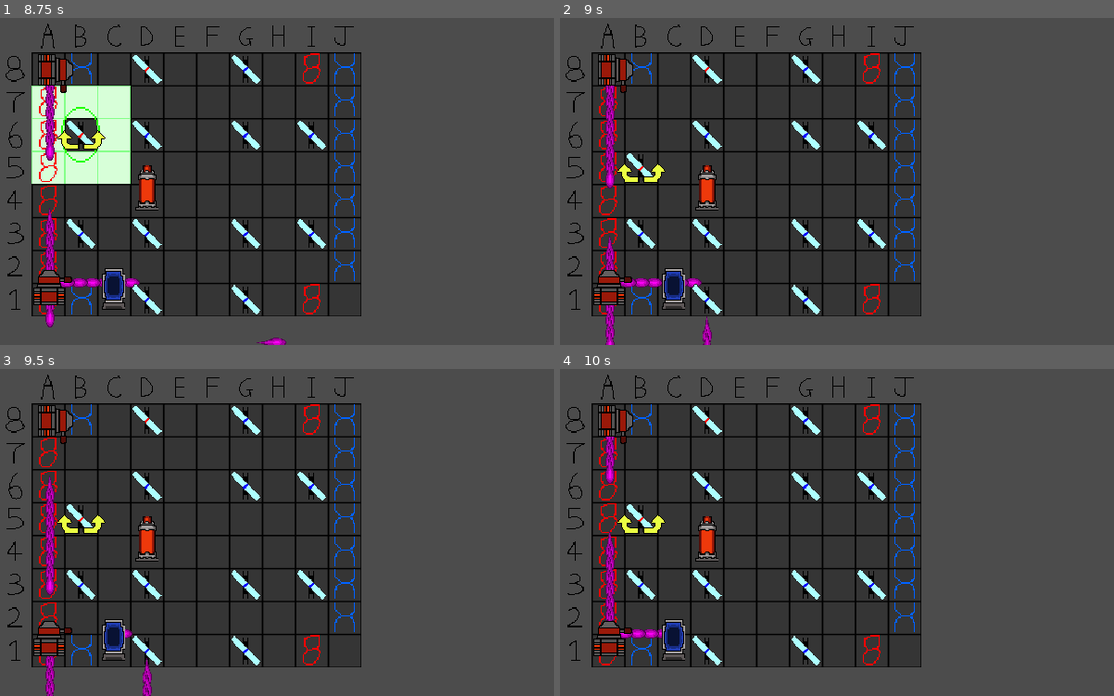
Above: before the commit, frames 1-4 (two rows, left to right).
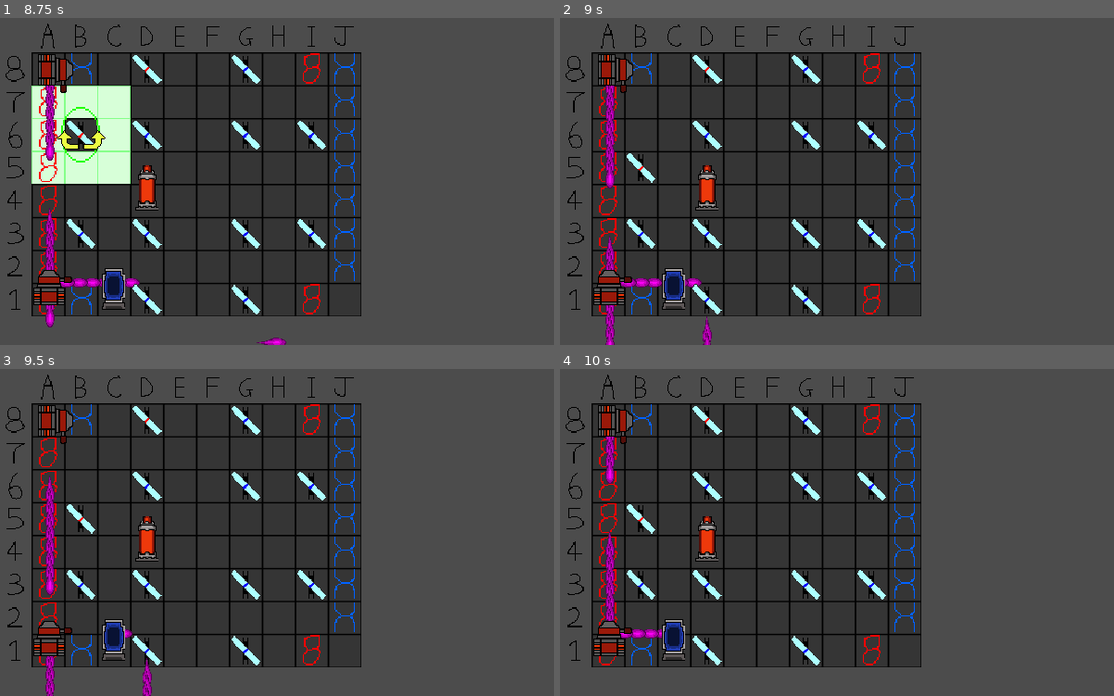
Above: after the commit, the same moments.

Repository: WhatDoor/LaserChess
Game: Godot game, scene res://Game.tscn
Same seed, same stepped clock (60 frames per second), same inputs: the game is played once before the commit and once after it.
Inputs (mouse positions are in pixels of both pictures, inside the frame that each line leads up to):
- Up to frame 1 (8.75 s): tap Enter at 0.5 s; move the mouse to (49, 70) at 0.52 s; hold Space (End_Turn) 0.53-1.28 s; click (49, 70) at 0.67 s; move the mouse to (49, 103) at 1.27 s; tap Space (End_Turn) every 1.5 s from 1.35 to 7.35 s; click (49, 103) at 1.42 s; move the mouse to (49, 135) at 2.02 s; hold Space (End_Turn) 2.03-2.78 s; click (49, 135) at 2.17 s; move the mouse to (49, 168) at 2.77 s; click (49, 168) at 2.92 s; move the mouse to (49, 201) at 3.52 s; hold Space (End_Turn) 3.53-4.28 s; click (49, 201) at 3.67 s; move the mouse to (49, 233) at 4.27 s; click (49, 233) at 4.42 s; move the mouse to (49, 266) at 5.02 s; hold Space (End_Turn) 5.03-5.78 s; click (49, 266) at 5.17 s; move the mouse to (49, 299) at 5.77 s; click (49, 299) at 5.92 s; move the mouse to (83, 70) at 6.52 s; hold Space (End_Turn) 6.53-7.28 s; click (83, 70) at 6.67 s; move the mouse to (83, 103) at 7.27 s; click (83, 103) at 7.42 s; move the mouse to (83, 135) at 8.02 s; hold Space (End_Turn) from 8.03 s (still down); click (83, 135) at 8.17 s
- Up to frame 2 (9 s): move the mouse to (643, 168) at 8.77 s; release Space (End_Turn) at 8.78 s; tap Space (End_Turn) at 8.85 s; click (643, 168) at 8.92 s
- Up to frame 3 (9.5 s): no input
- Up to frame 4 (10 s): move the mouse to (997, 578) at 9.52 s; hold Space (End_Turn) from 9.53 s (still down); click (997, 578) at 9.67 s

Frame 1 is identical in both runs. In frame 2, 0.2% of the frame differs, in the area x 10-20%, y 44-51%; in frame 3, 0.2%; in frame 4, 0.2%.

Commit message:
fixed a bug with rotation arrows

Diff:
--- a/Piece.gd
+++ b/Piece.gd
@@ -33,10 +33,10 @@
 	if (newSelected):
 		$ClickBox/selectSprite.show()
 		if rotationArrows != null:
-			rotationArrows.enabled = selected
+			rotationArrows.enabled = newSelected
 	else:
 		$ClickBox/selectSprite.hide()
 		if rotationArrows != null:
-			rotationArrows.enabled = selected
+			rotationArrows.enabled = newSelected
 
 	selected = newSelected
